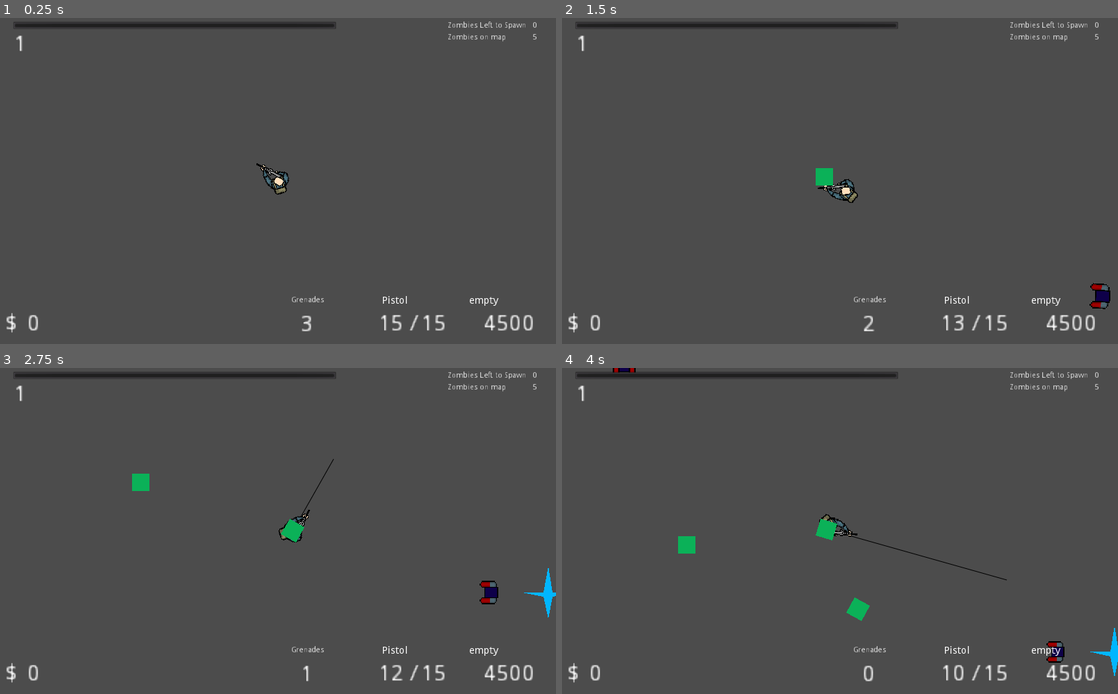
Above: before the commit, frames 1-4 (two rows, left to right).
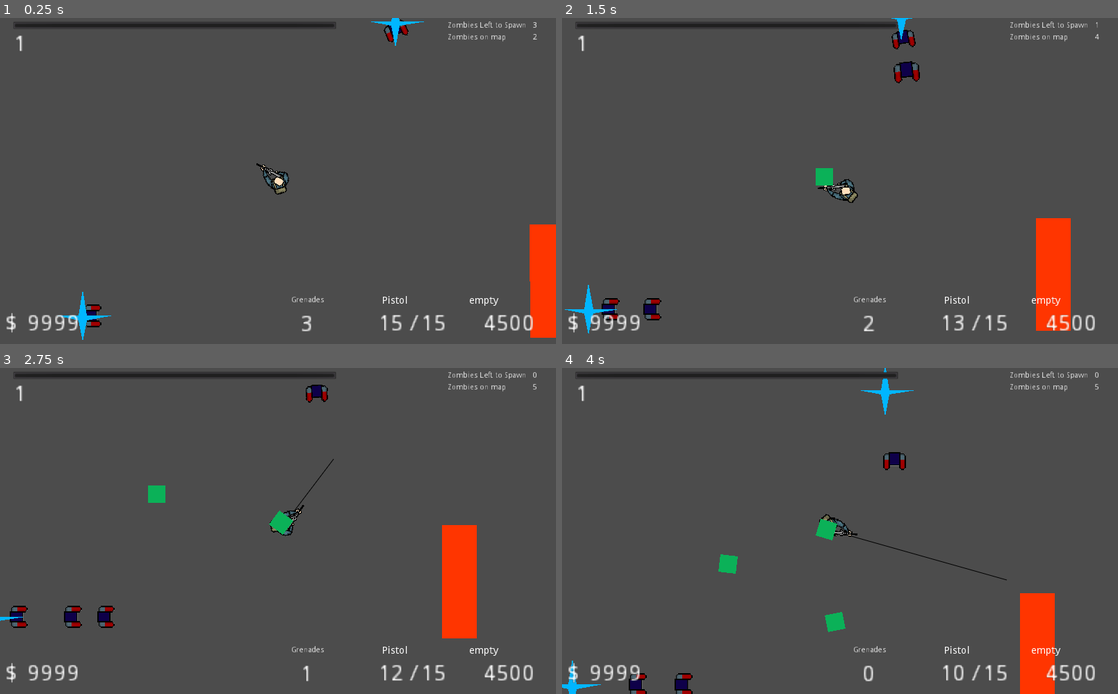
Above: after the commit, the same moments.

Repository: seffa1/ZombieGame
Game: Godot game, scene res://world.tscn
Same seed, same stepped clock (60 frames per second), same inputs: the game is played once before the commit and once after it.
Inputs (mouse positions are in pixels of both pictures, inside the frame that each line leads up to):
- Up to frame 1 (0.25 s): no input
- Up to frame 2 (1.5 s): move the mouse to (962, 164) at 0.52 s; hold D (right) 0.53-1.28 s; hold Right mouse button (grenade) 0.53-1.28 s; click (962, 164) at 0.67 s; tap E (interact) at 0.8, 1.35 s; move the mouse to (728, 197) at 1.27 s; hold S (down) from 1.28 s (still down); click (728, 197) at 1.42 s
- Up to frame 3 (2.75 s): tap Space (melee) at 1.55, 2.1 s; move the mouse to (333, 459) at 2.02 s; release S (down) at 2.03 s; hold D (right) from 2.03 s (still down); hold Right mouse button (grenade) from 2.03 s (still down); click (333, 459) at 2.17 s
- Up to frame 4 (4 s): move the mouse to (812, 596) at 2.77 s; release D (right) at 2.78 s; release Right mouse button (grenade) at 2.78 s; hold W (up) 2.78-3.53 s; click (812, 596) at 2.85 s; tap E (interact) at 3.05 s; move the mouse to (1006, 579) at 3.52 s; hold A (left) from 3.53 s (still down); hold Right mouse button (grenade) from 3.53 s (still down); click (1006, 579) at 3.67 s; tap Space (melee) at 3.8 s

The runs differ from the first frame. In frame 1, 2.4% of the frame differs, in the area x 5-100%, y 0-99%; in frame 2, 3.5%; in frame 3, 4.2%, in the area x 0-100%, y 5-96%; in frame 4, 3.9%.

Commit message:
bug fix on melee attacks

Diff:
--- a/Door.gd
+++ b/Door.gd
@@ -1,8 +1,19 @@
 extends StaticBody2D
 
 var can_be_bought = true
-var CAN_BE_BOUGHT_TIMER = .1
-export var cost : int = 1500
+var CAN_BE_BOUGHT_TIMER = 1
+export var cost : int = 150
+signal activate_spawners
+
+var spawners_to_activate_on_open = [
+	"ZombieSpawner3",
+	"ZombieSpawner4",
+	"ZombieSpawner6",
+]
+
+func _ready():
+	var world = get_node('/root/World')
+	self.connect("activate_spawners", world, '_activate_spawners')
 
 func interact(_player):
 	if can_be_bought:
@@ -11,15 +22,11 @@
 		if _player.money < cost:
 			print("You dont have enough money to buy this door.")
 		else:
+			# Open Door
 			_player.money -= cost
 			$CollisionShape2D.disabled = true
 			$AnimationPlayer.play("open_door")
-
-
-
-
-
-
+			emit_signal("activate_spawners", spawners_to_activate_on_open)
 
 func _on_InteractionTimer_timeout():
-	pass # Replace with function body.
+	can_be_bought = true
--- a/Player.gd
+++ b/Player.gd
@@ -66,15 +66,13 @@
 		chosen_zombie.take_damage(melee_damage, self)
 	velocity = Vector2.ZERO
 
-func melee_attack_finished():
-	can_melee = true
-	melee_lunge = false
 
 func melee():
 	if can_melee:
 		if len(meleeable_zombies) == 0:
 			can_melee = false
 			$AnimationPlayer.play("melee_miss")
+			$MeleeTimer.start(.3)
 		else:
 			melee_lunge = true
 			can_melee = false
@@ -86,18 +84,13 @@
 					chosen_zombie = zombie
 
 			$AnimationPlayer.play("melee_hit")
+			$MeleeTimer.start(.5)
 			look_at(chosen_zombie.global_position)
 			velocity = (chosen_zombie.global_position - global_position)
 
-
 func _draw():
 	draw_line((grenade_throw_velocity).rotated(-rotation), Vector2(), Color(0,0,0), 1, true)
 
-#	if charging_grenade:
-#		print("Here")
-#		draw_line(global_position, get_global_mouse_position(), Color(0,0,0), 1, true)
-#	else:
-#		print("Dont draw line")
 
 func _ready():
 	emit_signal("health_change", (float(health) / float(MAX_HEALTH) * 100))
@@ -123,7 +116,7 @@
 	if Input.is_action_just_released("grenade"):
 		throw_grenade()
 
-	if Input.is_action_just_pressed("melee"):
+	if Input.is_action_just_pressed("melee") and can_melee:
 		melee()
 
 	if Input.is_action_pressed("interact"):
@@ -149,6 +142,7 @@
 func charge_grenade():
 	# On the first call, we create the grenade and attach it to ourselves
 	if not charging_grenade:
+		can_melee = false
 		if grenade_count == 0:
 			return
 		charging_grenade = true
@@ -165,8 +159,6 @@
 		var g = get_node("Grenade")
 		# If the grenade blew up in our hands
 		if g == null:
-			grenade_throw_velocity = Vector2.ZERO
-			charging_grenade = false
 			return
 
 		# Do we actually need this?
@@ -177,12 +169,12 @@
 	# Launch the grenade in the given direction
 
 	var g = get_node("Grenade")
-
 
 	# If the grenade blew up in our hands
 	if g == null:
 		grenade_throw_velocity = Vector2.ZERO
 		charging_grenade = false
+		can_melee = true
 		return
 
 	remove_child(g)
@@ -192,6 +184,7 @@
 	grenade_throw_velocity = Vector2.ZERO
 	update()  # Calls draw again so the charging line disappears
 	charging_grenade = false
+	can_melee = true
 
 
 
@@ -317,6 +310,7 @@
 	if Input.is_action_pressed("down"):
 		velocity += Vector2(0, 1)
 	return velocity
+
 func heal():
 	can_heal = false
 	health += 1
@@ -364,3 +358,8 @@
 func _on_MeleeDetector_body_exited(body):
 	print("body exited")
 	meleeable_zombies.erase(body)
+
+
+func _on_Timer_timeout():
+	can_melee = true
+	melee_lunge = false
--- a/Player.tscn
+++ b/Player.tscn
@@ -94,14 +94,11 @@
 tracks/2/imported = false
 tracks/2/enabled = true
 tracks/2/keys = {
-"times": PoolRealArray( 0.2, 0.5 ),
-"transitions": PoolRealArray( 1, 1 ),
+"times": PoolRealArray( 0.2 ),
+"transitions": PoolRealArray( 1 ),
 "values": [ {
 "args": [  ],
 "method": "melee_do_damage"
-}, {
-"args": [  ],
-"method": "melee_attack_finished"
 } ]
 }
 
@@ -139,12 +136,9 @@
 tracks/2/imported = false
 tracks/2/enabled = true
 tracks/2/keys = {
-"times": PoolRealArray( 0.3 ),
-"transitions": PoolRealArray( 1 ),
-"values": [ {
-"args": [  ],
-"method": "melee_attack_finished"
-} ]
+"times": PoolRealArray(  ),
+"transitions": PoolRealArray(  ),
+"values": [  ]
 }
 
 [sub_resource type="Animation" id=4]
@@ -175,12 +169,11 @@
 
 [node name="Sprite" type="Sprite" parent="."]
 position = Vector2( 24, 0 )
-rotation = -0.0324676
+rotation = -0.0324677
 scale = Vector2( 0.33625, 0.33625 )
 texture = ExtResource( 1 )
 
 [node name="CollisionShape2D" type="CollisionShape2D" parent="."]
-visible = false
 shape = SubResource( 1 )
 
 [node name="Camera2D" type="Camera2D" parent="."]
@@ -189,7 +182,6 @@
 smoothing_enabled = true
 
 [node name="RoomDetector" type="Area2D" parent="."]
-visible = false
 collision_layer = 0
 collision_mask = 32
 
@@ -205,7 +197,6 @@
 [node name="HealTimer" type="Timer" parent="."]
 
 [node name="InteractDetector" type="Area2D" parent="."]
-visible = false
 z_index = 10
 collision_layer = 0
 collision_mask = 128
@@ -222,6 +213,8 @@
 [node name="CollisionShape2D" type="CollisionShape2D" parent="MeleeDetector"]
 position = Vector2( 100, 0 )
 shape = SubResource( 6 )
+
+[node name="MeleeTimer" type="Timer" parent="."]
 
 [connection signal="area_entered" from="RoomDetector" to="." method="_on_RoomDetector_area_entered"]
 [connection signal="area_exited" from="RoomDetector" to="." method="_on_RoomDetector_area_exited"]
@@ -231,3 +224,4 @@
 [connection signal="timeout" from="SwitchWeaponTimer" to="." method="_on_SwitchWeaponTimer_timeout"]
 [connection signal="body_entered" from="MeleeDetector" to="." method="_on_MeleeDetector_body_entered"]
 [connection signal="body_exited" from="MeleeDetector" to="." method="_on_MeleeDetector_body_exited"]
+[connection signal="timeout" from="MeleeTimer" to="." method="_on_Timer_timeout"]
--- a/Room_1.tscn
+++ b/Room_1.tscn
@@ -3,10 +3,10 @@
 [ext_resource path="res://Room.tscn" type="PackedScene" id=1]
 
 [sub_resource type="RectangleShape2D" id=1]
-extents = Vector2( 616, 778.25 )
+extents = Vector2( 576, 713.5 )
 
 [node name="Room_1" instance=ExtResource( 1 )]
 
 [node name="CollisionShape2D" parent="." index="0"]
-position = Vector2( 187, 371 )
+position = Vector2( 187, 393.5 )
 shape = SubResource( 1 )
--- a/SpawnManager.gd
+++ b/SpawnManager.gd
@@ -18,11 +18,10 @@
 	if not round_started or DISABLED:
 		return
 
-
 	for spawner in select_spawners():
 		if zombies_on_map == MAX_ZOMBIES_AT_ONCE or zombies_left_to_spawn == 0:
 			return
-		if spawner.can_spawn_zombie:
+		if spawner.can_spawn_zombie and spawner.active:
 			spawner.spawn_zombie()
 
 func select_spawners():
--- a/Zombie.gd
+++ b/Zombie.gd
@@ -26,6 +26,9 @@
 var player_navigation_node  # the closest navigation node to the player
 
 # Info needed for context steering
+var DANGER_DOT_VALUE = .7  # danger vector dot the target direction that is ignored
+var ZOMBIE_DANGER_WEIGHT = .7  # How much zombies avoid each other
+var ZOMBIE_DANGER_OUTSIDE_WEIGHT = .1  # How much zombies avoid each other when outside
 var targetPosition
 var steer_force = .1
 var look_ahead = 150
@@ -115,7 +118,6 @@
 	state = _state
 
 
-
 func _physics_process(delta):
 	find_closest_navigation_node()
 
@@ -183,8 +185,6 @@
 	var current_node = starting_node
 	var lowest_f_cost = INF
 
-
-
 	for neighbor in starting_node.neighbors:
 		# Distance from current node to the neighbor
 		var g_cost = (neighbor.global_position - current_node.global_position).length()
@@ -214,8 +214,7 @@
 	if not targetPosition:
 		return
 	if closeToTarget():
-			return
-
+		return
 
 	# Context based steering
 	set_interest(targetPosition)
@@ -278,12 +277,12 @@
 			# of a wall
 			if result["collider"].get_filename() == "res://Zombie.tscn":
 				if state == "seek_window":
-					dangerWeight *= 0.1  # trying to prevent wall bounces off eachother when they havent even got inside yet
+					dangerWeight *= ZOMBIE_DANGER_OUTSIDE_WEIGHT  # trying to prevent wall bounces off eachother when they havent even got inside yet
 				else:
-					dangerWeight *= 0.5
+					dangerWeight *= ZOMBIE_DANGER_WEIGHT
 
 			# If the danger ray is in the same direction as the target, lessen its effect
-			if interest[i] > .7:
+			if interest[i] > DANGER_DOT_VALUE:
 				dangerWeight = 0
 			danger[i] = dangerWeight
 		else:
--- a/Zombie.tscn
+++ b/Zombie.tscn
@@ -160,7 +160,7 @@
 extents = Vector2( 17.5, 38.5 )
 
 [sub_resource type="RectangleShape2D" id=7]
-extents = Vector2( 37.5, 36.75 )
+extents = Vector2( 98.5, 75 )
 
 [node name="Zombie" type="KinematicBody2D"]
 z_as_relative = false
@@ -226,7 +226,7 @@
 collision_mask = 16
 
 [node name="CollisionShape2D" type="CollisionShape2D" parent="WindowDetector"]
-position = Vector2( 29.5, -3.25 )
+position = Vector2( 19.5, -1 )
 shape = SubResource( 7 )
 
 [connection signal="timeout" from="WanderTimer" to="." method="_on_WanderTimer_timeout"]
--- a/ZombieManager.gd
+++ b/ZombieManager.gd
@@ -15,7 +15,6 @@
 
 	assert(player, "A Player needs to be a child of the Zombie Manager!")
 
-
 # Called every frame. 'delta' is the elapsed time since the previous frame.
 func _process(delta):
 	for node in get_children():
--- a/ZombieSpawner.gd
+++ b/ZombieSpawner.gd
@@ -3,7 +3,7 @@
 onready var zombie = preload("res://Zombie.tscn")
 signal spawner_ready
 
-# The current level will impact many other factors
+export var active = false
 var SPAWN_COOLDOWN = 1
 var can_spawn_zombie = true
 signal spawn_zombie
@@ -18,7 +18,7 @@
 	emit_signal("spawner_ready", self, global_position)
 
 func spawn_zombie():
-	if not target_window:
+	if not target_window or not active:
 		return
 	else:
 #		print("targeting windows " + str(target_window.get_instance_id()) + ' ' + str(target_window.name))
--- a/world.gd
+++ b/world.gd
@@ -107,3 +107,9 @@
 	add_child(g)
 	g.global_transform.origin = player_position
 	g.apply_impulse(player_position, _player.grenade_throw_velocity)
+
+func _activate_spawners(spawner_names : Array):
+	for name in spawner_names:
+		for spawner in $SpawnManager.get_children():
+			if spawner.name == name:
+				spawner.active = true
--- a/world.tscn
+++ b/world.tscn
@@ -19,7 +19,7 @@
 [ext_resource path="res://Grenade.tscn" type="PackedScene" id=17]
 
 [sub_resource type="RectangleShape2D" id=1]
-extents = Vector2( 1032, 768 )
+extents = Vector2( 992, 736 )
 
 [node name="World" type="Node2D"]
 script = ExtResource( 6 )
@@ -27,12 +27,12 @@
 [node name="ZombieManager" parent="." instance=ExtResource( 4 )]
 
 [node name="Player" parent="ZombieManager" instance=ExtResource( 2 )]
-position = Vector2( 992, 526 )
+position = Vector2( -960, 224 )
 collision_mask = 35
 STARTING_GUN = ExtResource( 14 )
 STARTING_GRENADE = ExtResource( 17 )
-MAX_HEALTH = 5
-money = 0
+MAX_HEALTH = 999999
+money = 9999
 grenade_count = 2
 
 [node name="Walls" type="Node" parent="."]
@@ -107,7 +107,6 @@
 [node name="Window" parent="Windows" instance=ExtResource( 8 )]
 position = Vector2( -1232, 640 )
 rotation = -4.71238
-MAX_BOARD_COUNT = 0
 
 [node name="Window2" parent="Windows" instance=ExtResource( 8 )]
 position = Vector2( 2112, 1050 )
@@ -117,11 +116,11 @@
 position = Vector2( 949, 1536 )
 
 [node name="Window4" parent="Windows" instance=ExtResource( 8 )]
-position = Vector2( -400, -16 )
+position = Vector2( -384, -64 )
 rotation = -3.14159
 
 [node name="Window5" parent="Windows" instance=ExtResource( 8 )]
-position = Vector2( 672, -32 )
+position = Vector2( 672, -64 )
 rotation = -3.14159
 
 [node name="SpawnManager" parent="." instance=ExtResource( 1 )]
@@ -129,6 +128,7 @@
 
 [node name="ZombieSpawner2" parent="SpawnManager" instance=ExtResource( 12 )]
 position = Vector2( -1680, 720 )
+active = true
 
 [node name="ZombieSpawner3" parent="SpawnManager" instance=ExtResource( 12 )]
 position = Vector2( 2368, 976 )
@@ -138,6 +138,7 @@
 
 [node name="ZombieSpawner5" parent="SpawnManager" instance=ExtResource( 12 )]
 position = Vector2( -528, -363 )
+active = true
 
 [node name="ZombieSpawner6" parent="SpawnManager" instance=ExtResource( 12 )]
 position = Vector2( 1040, 1840 )
@@ -189,14 +190,14 @@
 
 [node name="CollisionShape2D" parent="Rooms/Room_1" index="0"]
 modulate = Color( 0.843137, 0.992157, 0, 1 )
-position = Vector2( 160, 358.25 )
+position = Vector2( 144, 352 )
 
 [node name="Room_2" parent="Rooms" instance=ExtResource( 10 )]
 collision_mask = 5
 ROOM_NAME = "Room_2"
 
 [node name="CollisionShape2D" parent="Rooms/Room_2" index="0"]
-position = Vector2( 1064, 752 )
+position = Vector2( 1056, 736 )
 shape = SubResource( 1 )
 
 [node name="GunBuys" type="Node2D" parent="."]
@@ -218,7 +219,6 @@
 [node name="Doors" type="Node2D" parent="."]
 
 [node name="Door" parent="Doors" instance=ExtResource( 16 )]
-visible = false
 position = Vector2( 64, 384 )
 rotation = 1.57079
 cost = 10
